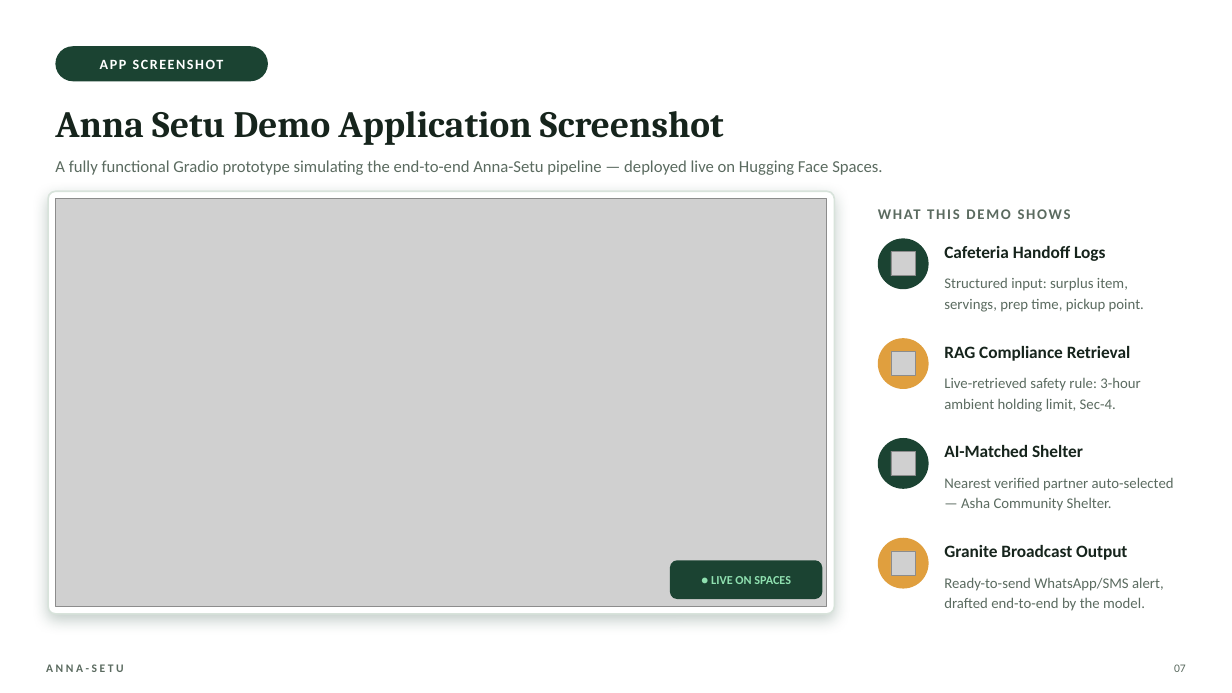
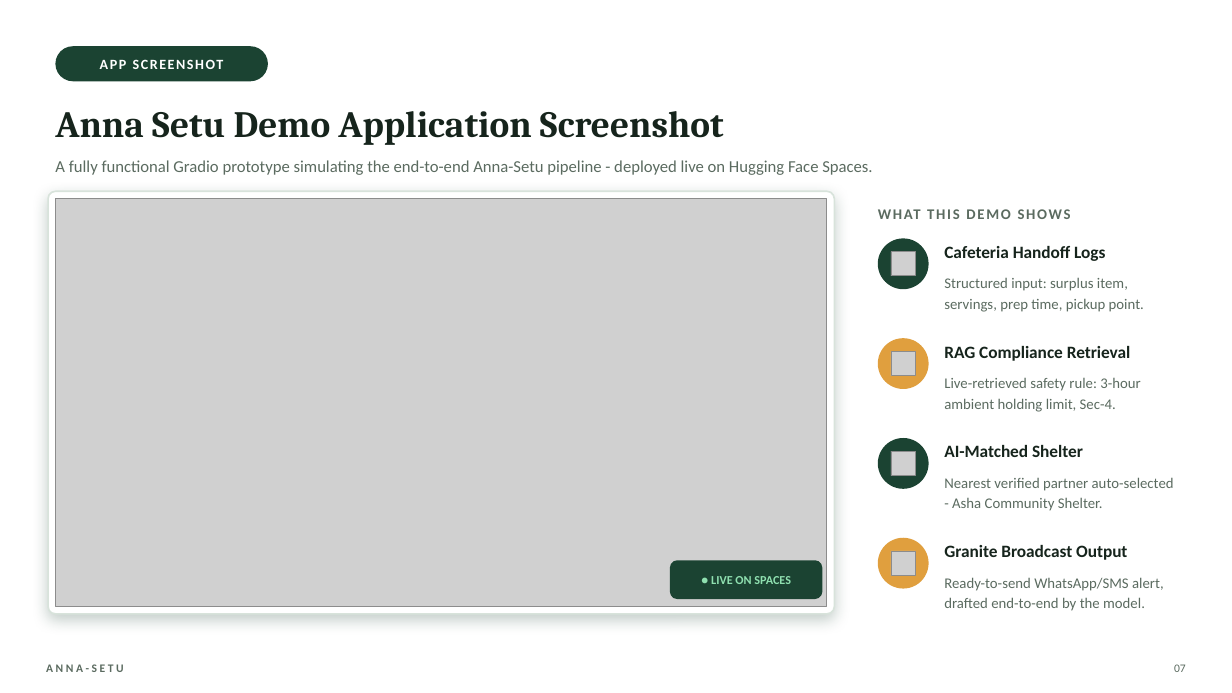
Before and after one commit to pgovila/Anna-Setu-Project, a slide deck: slide 7 of Anna-Setu_Presentation.pptx. Drawn at 1232x693 pixels with LibreOffice and Linux fonts; fonts in the diff are those of the drawing; grey boxes stand for pictures. Boxes give left, top, right and bottom in pixels: in the first picture for what was removed or moved away, otherwise in the second. Text is boxed around its words. In the diff, an @@ line names an element or a change of style, - is before the commit and + after.

```diff
--- a/Anna-Setu_Presentation.pptx
+++ b/Anna-Setu_Presentation.pptx
@@ text at box(55, 160, 872, 175): text changed @@
-A fully functional Gradio prototype simulating the end-to-end Anna-Setu pipeline — deployed live on Hugging Face Spaces.
+A fully functional Gradio prototype simulating the end-to-end Anna-Setu pipeline - deployed live on Hugging Face Spaces.
@@ text at box(944, 477, 1174, 510): text changed @@
-Nearest verified partner auto-selected — Asha Community Shelter.
+Nearest verified partner auto-selected - Asha Community Shelter.
```
Also in this commit, not shown: 4 other slides changed, 30 other files.
